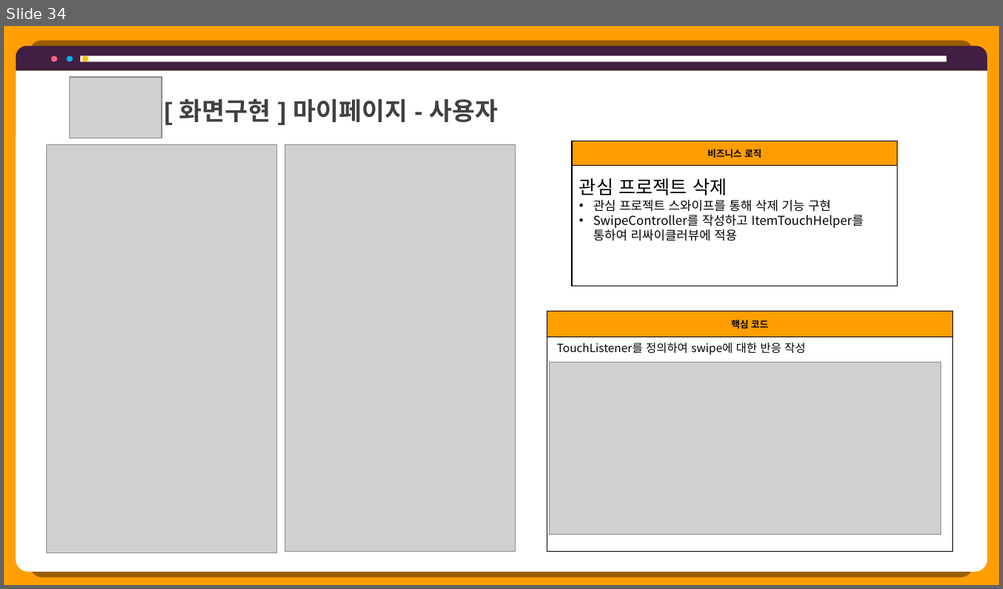
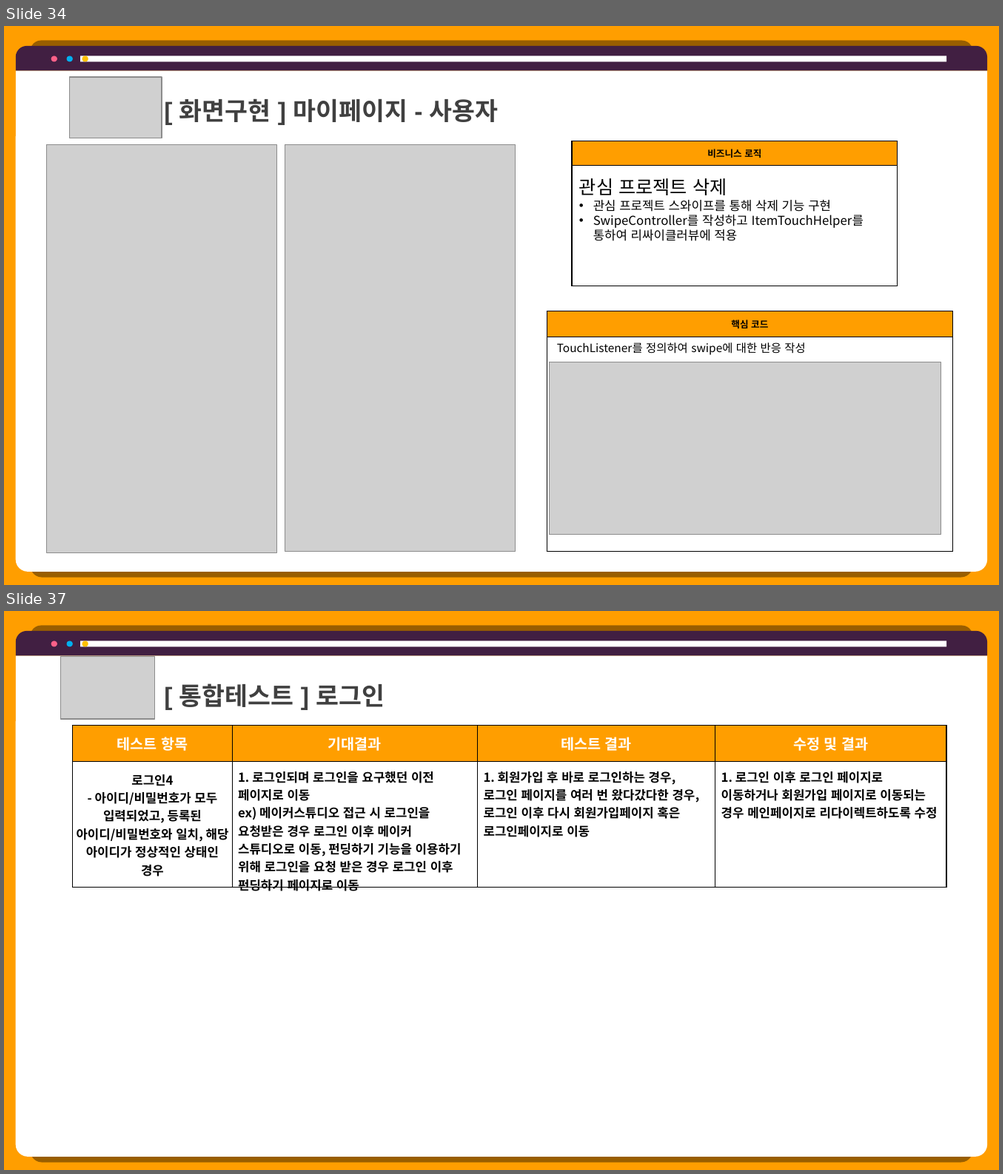
Before and after one commit to hhsw07/ezen-academy-projects, a slide deck: 0 발표용 파워포인트/project06 - 파워포인트 종합 - 형준.pptx. Shown one above the other, each under a label of ours: slide 34 before the commit, slides 34 and 37 after it; the slides between them are not shown. The pictures are 1003x589 and 1003x1174 pixels, drawn with LibreOffice and Linux fonts; fonts in the diff are those of the drawing; grey boxes stand for pictures. Boxes give left, top, right and bottom in pixels: in the first picture for what was removed or moved away, otherwise in the second. Text is boxed around its words. In the diff, an @@ line names an element or a change of style, - is before the commit and + after.

```diff
--- a/0 발표용 파워포인트/project06 - 파워포인트 종합 - 형준.pptx
+++ b/0 발표용 파워포인트/project06 - 파워포인트 종합 - 형준.pptx
@@ slide 37 added at (4,611,999,1170), background #FF9E00 @@
@@ round same rect added at (16,631,987,655), fill #411F42 @@
@@ ellipse added at (51,641,57,647), fill #FF6189 @@
@@ ellipse added at (67,641,73,647), fill #00B0F0 @@
@@ rectangle added at (80,641,946,647), fill #FFFFFF @@
@@ ellipse added at (82,641,88,647), fill #FFC000 @@
@@ round same rect added at (16,655,987,1157), fill #FFFFFF @@
@@ picture added at (61,657,155,719) @@
@@ text added at (179,684,384,707), 24 pt, text #404040, bold @@
+[ 통합테스트 ] 로그인
@@ table added at (73,725,947,894), 2 rows, 4 columns @@
+테스트 항목 | 기대결과 | 테스트 결과 | 수정 및 결과
+로그인4 / - 아이디/비밀번호가 모두 입력되었고, 등록된 아이디/비밀번호와 일치, 해당 아이디가 정상적인 상태인 경우 | 1. 로그인되며 로그인을 요구했던 이전 페이지로 이동 / ex) 메이커스튜디오 접근 시 로그인을 요청받은 경우 로그인 이후 메이커 스튜디오로 이동, 펀딩하기 기능을 이용하기 위해 로그인을 요청 받은 경우 로그인 이후 펀딩하기 페이지로 이동 | 1. 회원가입 후 바로 로그인하는 경우, 로그인 페이지를 여러 번 왔다갔다한 경우, 로그인 이후 다시 회원가입페이지 혹은 로그인페이지로 이동 | 1. 로그인 이후 로그인 페이지로 이동하거나 회원가입 페이지로 이동되는 경우 메인페이지로 리다이렉트하도록 수정
```
Also in this commit, not shown: 2 other slides added.
